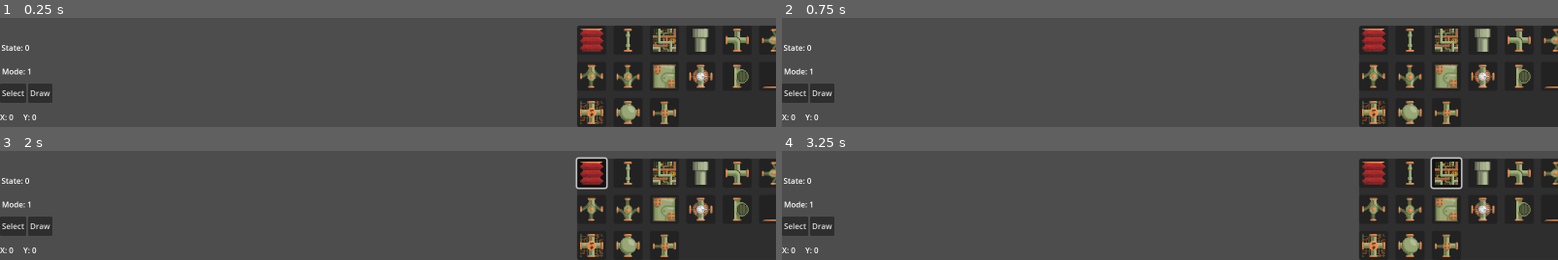
Above: before the commit, frames 1-4 (two rows, left to right).
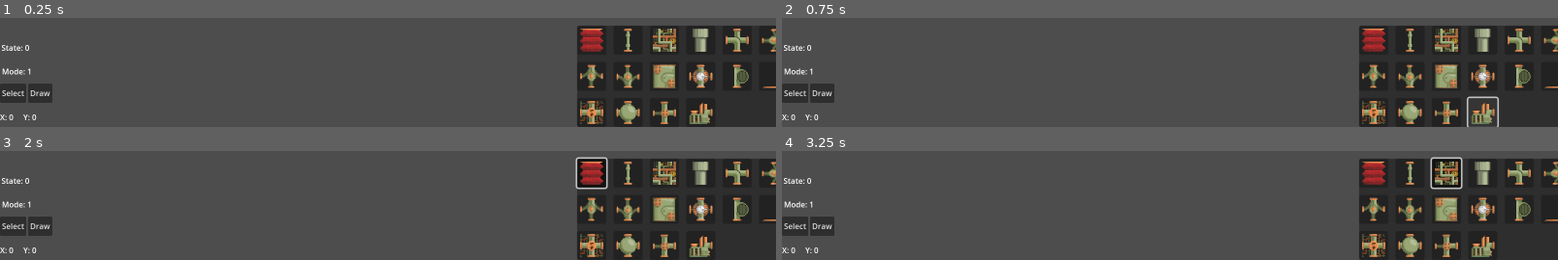
Above: after the commit, the same moments.

Repository: latoiste/Growtopia-Steam-Planner
Game: Godot game, scene res://scenes/main.tscn
Same seed, same stepped clock (60 frames per second), same inputs: the game is played once before the commit and once after it.
Inputs (mouse positions are in pixels of both pictures, inside the frame that each line leads up to):
- Up to frame 1 (0.25 s): no input
- Up to frame 2 (0.75 s): click (1480, 112) at 0.52 s
- Up to frame 3 (2 s): click (589, 172) at 1.25 s
- Up to frame 4 (3.25 s): click (1410, 172) at 2 s; click (1449, 172) at 2.75 s

The runs differ from the first frame. In frame 1, 0.4% of the frame differs, in the area x 88-92%, y 77-98%; in frame 2, 0.6%, in the area x 88-93%, y 71-100%; in frame 3, 0.4%; in frame 4, 0.4%.

Commit message:
feat: add steam engine

Diff:
--- a/scenes/UI/HUD.tscn
+++ b/scenes/UI/HUD.tscn
@@ -17,6 +17,7 @@
 [ext_resource type="Texture2D" uid="uid://diktqhg33m6ik" path="res://block sprites/Conductor/organ_off.png" id="14_663ec"]
 [ext_resource type="Texture2D" uid="uid://cfpw0olndbh0r" path="res://block sprites/Conductor/collector.png" id="15_kxwrb"]
 [ext_resource type="Texture2D" uid="uid://dqkfgupcjm0o2" path="res://block sprites/Conductor/valve.png" id="16_o1axb"]
+[ext_resource type="Texture2D" uid="uid://dxa6y3vx7obn6" path="res://block sprites/Source/engine.png" id="17_i5pcr"]
 
 [sub_resource type="ButtonGroup" id="ButtonGroup_ucsqe"]
 
@@ -133,6 +134,10 @@
 layout_mode = 2
 icon = ExtResource("16_o1axb")
 
+[node name="Engine" type="Button" parent="MarginContainer/PanelContainer/BlockContainer"]
+layout_mode = 2
+icon = ExtResource("17_i5pcr")
+
 [node name="ModeContainer" type="HBoxContainer" parent="."]
 anchors_preset = -1
 anchor_top = 0.942
--- /dev/null
+++ b/scenes/blocks/source/engine.tscn
@@ -0,0 +1,20 @@
+[gd_scene load_steps=4 format=3 uid="uid://boipkeqb0lll6"]
+
+[ext_resource type="Script" uid="uid://yeu7kejev1y5" path="res://scripts/blocks/source/engine.gd" id="1_6ac1q"]
+[ext_resource type="Texture2D" uid="uid://dxa6y3vx7obn6" path="res://block sprites/Source/engine.png" id="2_6ac1q"]
+[ext_resource type="PackedScene" uid="uid://belto0oeuobbh" path="res://scenes/UI/source_button.tscn" id="3_klt3x"]
+
+[node name="Engine" type="Node2D"]
+script = ExtResource("1_6ac1q")
+metadata/_custom_type_script = "uid://crp0fluhex0hq"
+
+[node name="Sprite2D" type="Sprite2D" parent="."]
+position = Vector2(8, 8)
+scale = Vector2(0.5, 0.5)
+texture = ExtResource("2_6ac1q")
+
+[node name="SourceButton" parent="." instance=ExtResource("3_klt3x")]
+
+[node name="Timer" type="Timer" parent="."]
+
+[connection signal="timeout" from="Timer" to="." method="_on_timer_timeout"]
--- a/scripts/UI/SourceButton.gd
+++ b/scripts/UI/SourceButton.gd
@@ -4,7 +4,7 @@
 
 func _ready() -> void:
 	var parent = get_parent();
-	if parent:
+	if parent is Source:
 		pressed.connect(parent.interact);
 
 func _on_pressed() -> void:
--- /dev/null
+++ b/scripts/blocks/source/engine.gd
@@ -0,0 +1,16 @@
+extends Source
+
+@onready var timer: Timer = $Timer;
+const output_dir: Array[Vector2] = Constants.ALL_DIR;
+
+func enter():
+	new_block("engine", "source", output_dir);
+
+func interact():
+	if timer.is_stopped():
+		timer.start(2.5);
+	else:
+		timer.stop();
+
+func _on_timer_timeout() -> void:
+	provide_power();
--- a/scripts/constants/ScenePaths.gd
+++ b/scripts/constants/ScenePaths.gd
@@ -16,6 +16,8 @@
 const ORGAN_SCENE = "res://scenes/blocks/conductor/organ.tscn"
 const COLLECTOR_SCENE = "res://scenes/blocks/conductor/collector.tscn"
 const VALVE_SCENE = "res://scenes/blocks/conductor/valve.tscn"
+const ENGINE_SCENE = "res://scenes/blocks/source/engine.tscn"
+
 
 #EFFECT SCENES
 const STEAM_SCENE = "res://scenes/Steam.tscn"
--- a/scripts/world_manager.gd
+++ b/scripts/world_manager.gd
@@ -94,6 +94,9 @@
 			BlockScene = preload(ScenePaths.COLLECTOR_SCENE);
 		"valve":
 			BlockScene = preload(ScenePaths.VALVE_SCENE);
+		"engine":
+			BlockScene = preload(ScenePaths.ENGINE_SCENE);
+
 		_:
 			print("SELECTED BLOCK RUSAK CUY")
 
Not shown: 1 places in scenes/UI/HUD.tscn that only renumber resources
Not shown, added: scripts/blocks/source/engine.gd.uid
